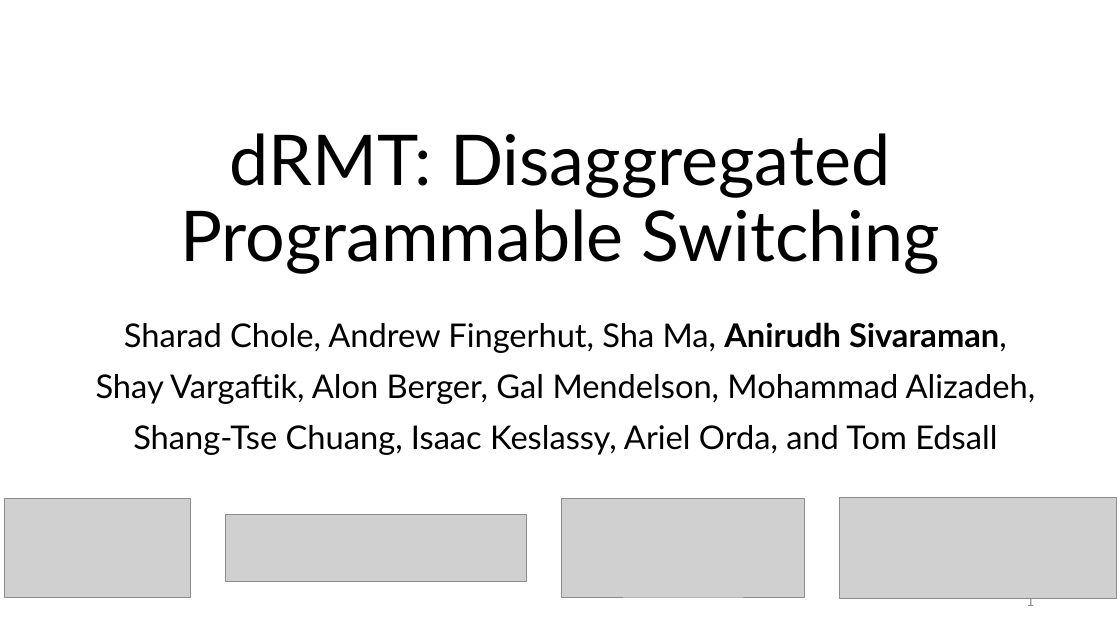
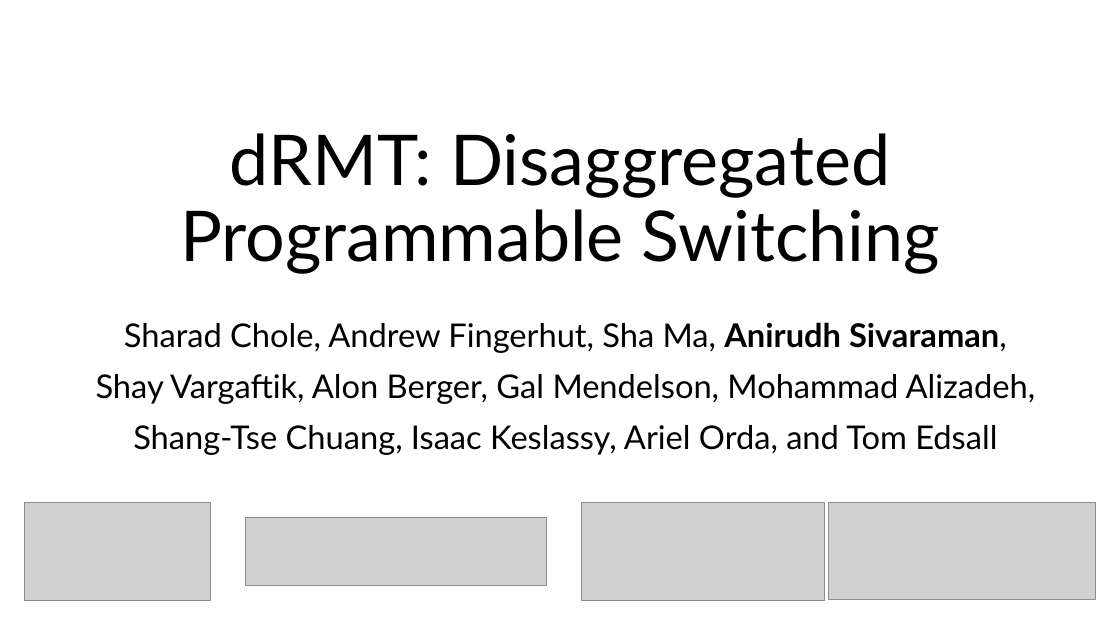
Before and after one commit to anirudhSK/drmt_talk, a slide deck: slide 1 of drmt_sigcomm.pptx. Drawn at 1120x630 pixels with LibreOffice and Linux fonts; fonts in the diff are those of the drawing; grey boxes stand for pictures. Boxes give left, top, right and bottom in pixels: in the first picture for what was removed or moved away, otherwise in the second. Text is boxed around its words. In the diff, an @@ line names an element or a change of style, - is before the commit and + after.

```diff
--- a/drmt_sigcomm.pptx
+++ b/drmt_sigcomm.pptx
@@ picture: place and size @@
-picture at (840,497,1117,598)
+picture at (828,503,1096,601)
@@ 3 pictures: place and size @@
-3 pictures at (5,499,806,597)
+3 pictures at (24,502,825,601)
@@ page number removed at (1026,598,1034,609) @@
-1
```
Also in this commit, not shown: 34 other slides changed, 1 slide added, 2 slides removed.
